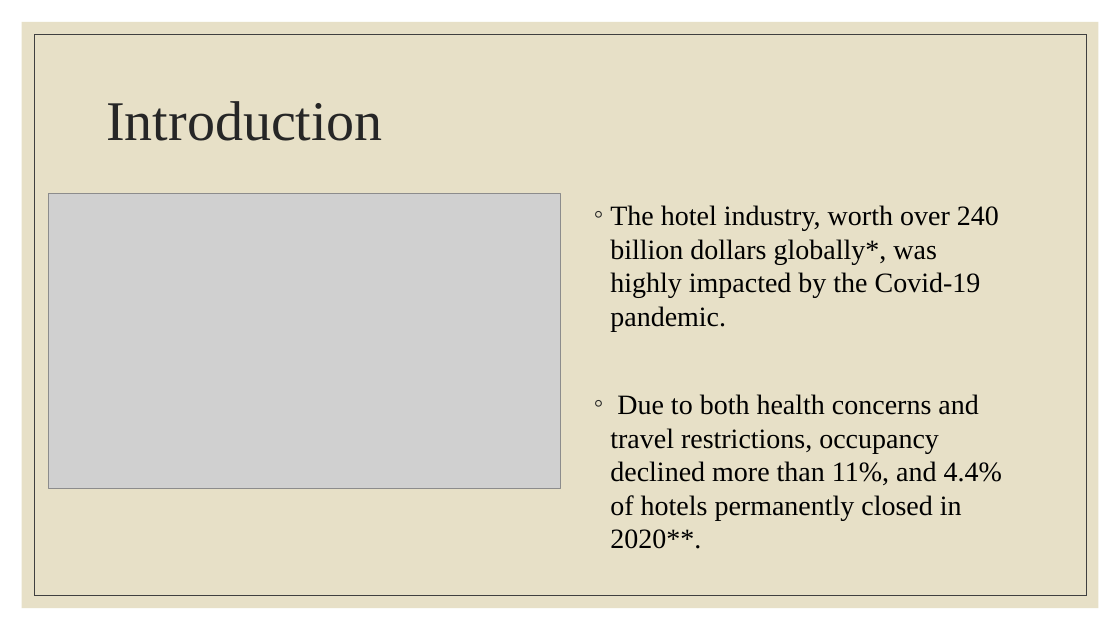
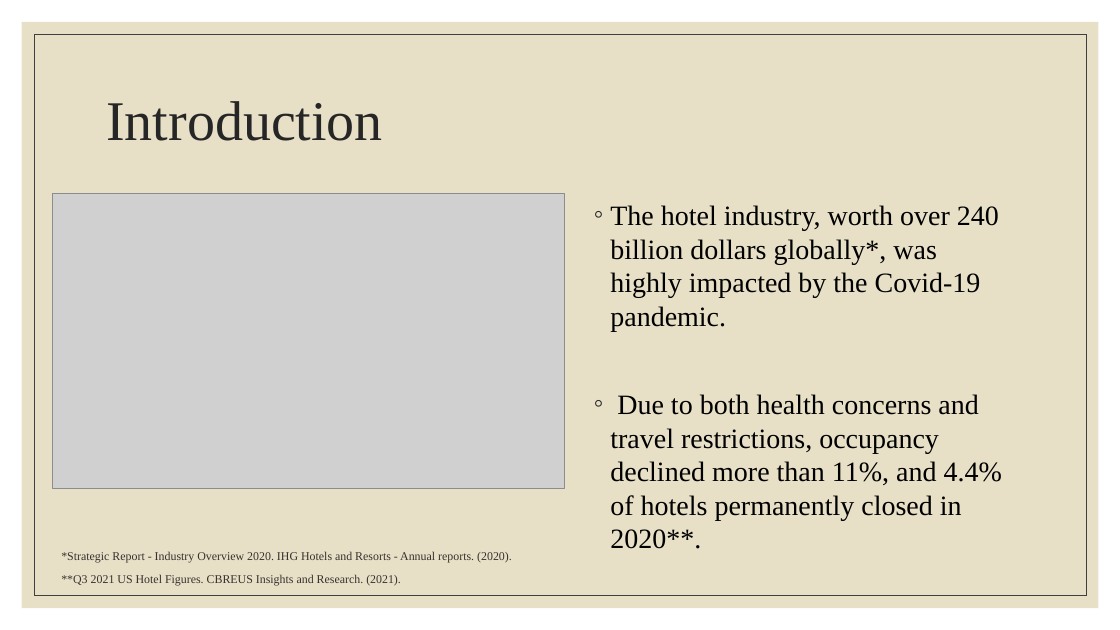
Before and after one commit to m-mcdougall/Capstone-DATS6501, a slide deck: slide 3 of Capstone Presentation.pptx. Drawn at 1120x630 pixels with LibreOffice and Linux fonts; fonts in the diff are those of the drawing; grey boxes stand for pictures. Boxes give left, top, right and bottom in pixels: in the first picture for what was removed or moved away, otherwise in the second. Text is boxed around its words. In the diff, an @@ line names an element or a change of style, - is before the commit and + after.

```diff
--- a/Capstone Presentation.pptx
+++ b/Capstone Presentation.pptx
@@ picture: place and size @@
-picture at <box>48,193,560,488</box>
+picture at <box>53,193,565,488</box>
@@ text added at <box>61,551,512,586</box>, 10.2 pt, text #3A302D @@
+*Strategic Report - Industry Overview 2020. IHG Hotels and Resorts - Annual reports. (2020).
+**Q3 2021 US Hotel Figures. CBREUS Insights and Research. (2021).
```
Also in this commit, not shown: 3 other slides changed, 2 slides added, 1 other file.
